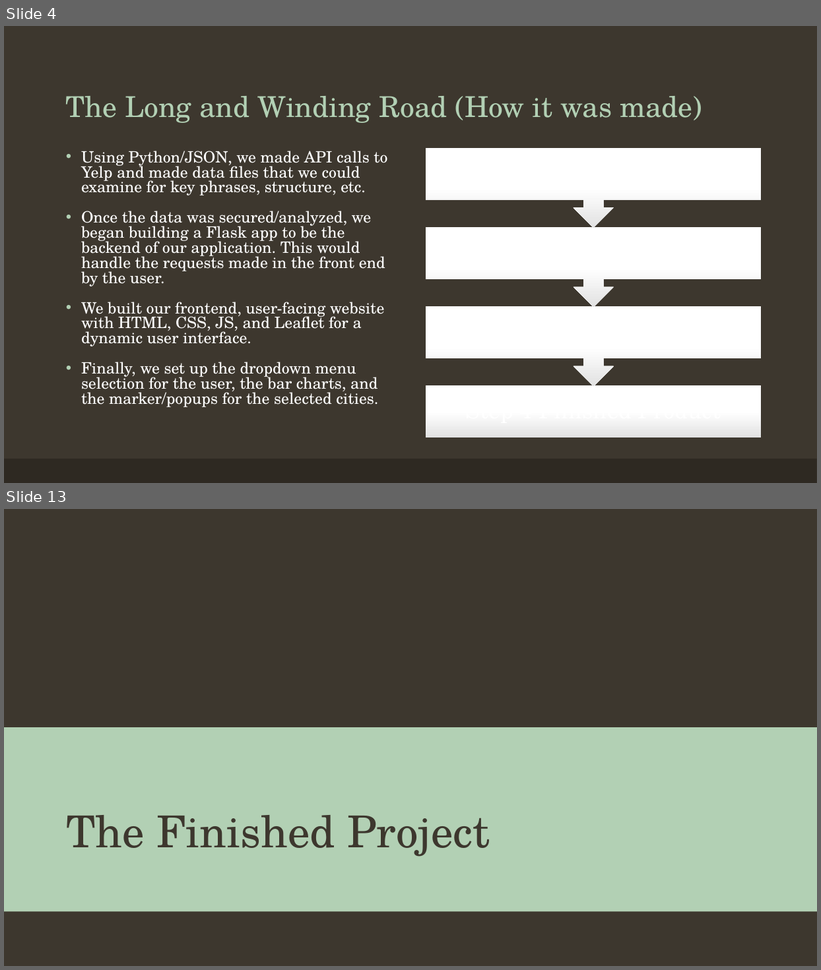
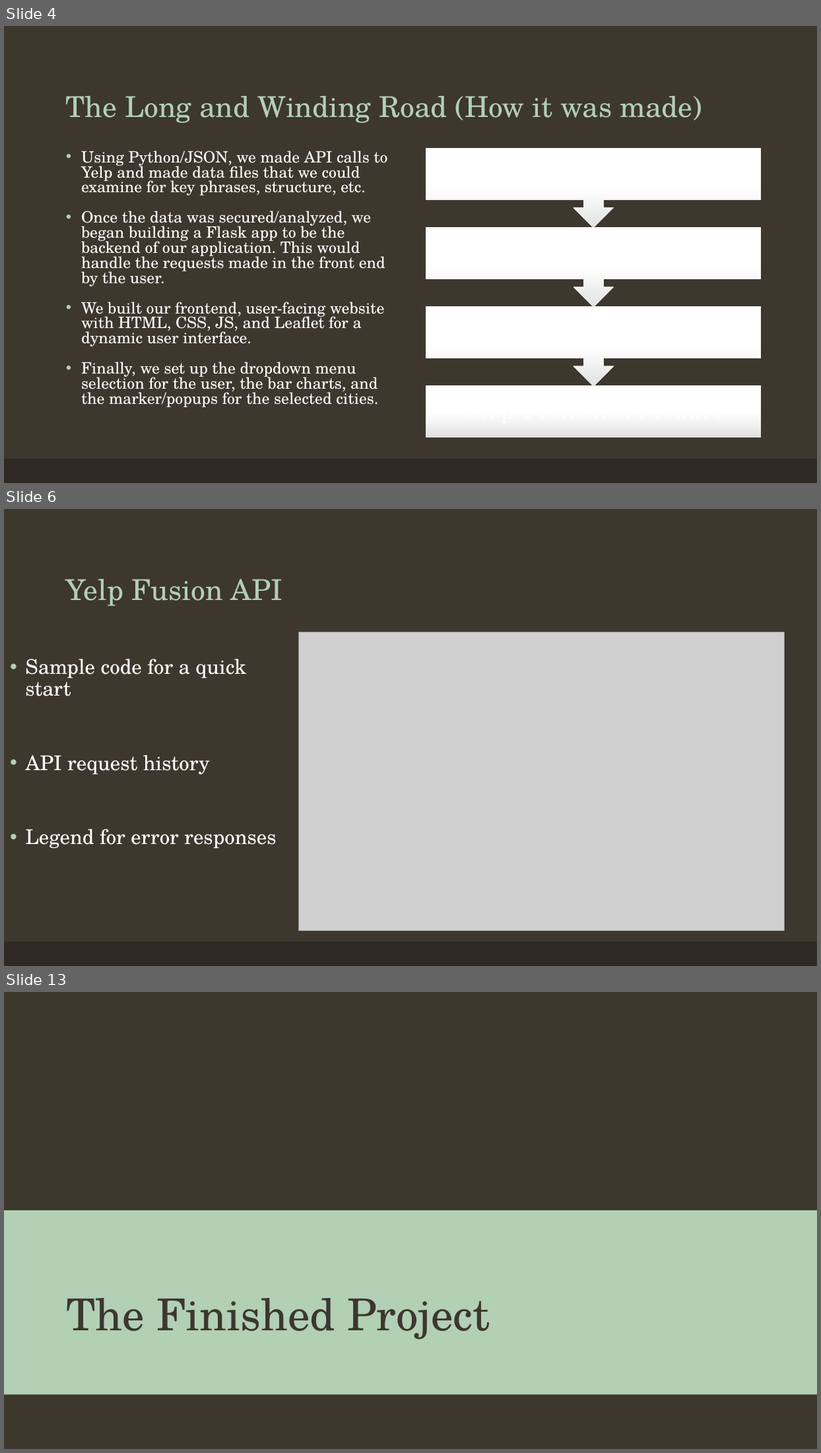
Before and after one commit to hannahdoby/project-3, a slide deck: YelpForTravelHelp.pptx. Shown one above the other, each under a label of ours: slides 4 and 13 before the commit, slides 4, 6 and 13 after it; the slides between them are not shown. The pictures are 821x970 and 821x1453 pixels, drawn with LibreOffice and Linux fonts; fonts in the diff are those of the drawing; grey boxes stand for pictures; background and template pictures are left out. Boxes give left, top, right and bottom in pixels: in the first picture for what was removed or moved away, otherwise in the second. Text is boxed around its words. In the diff, an @@ line names an element or a change of style, - is before the commit and + after.

```diff
--- a/YelpForTravelHelp.pptx
+++ b/YelpForTravelHelp.pptx
@@ slide 6 added at [4, 509, 817, 966], background #3D372E; not listed: 1 template element that a slide beside it also shows @@
@@ title added at [66, 579, 283, 606], 34 pt, text #B2D0B4 @@
+Yelp Fusion API
@@ picture added at [298, 632, 784, 931] @@
@@ text added at [25, 659, 276, 849], 24 pt, text #FFFFFF @@
+• Sample code for a quick start
+• API request history
+• Legend for error responses
```
Also in this commit, not shown: 4 slides changed, 4 other slides added, 5 slides removed.
